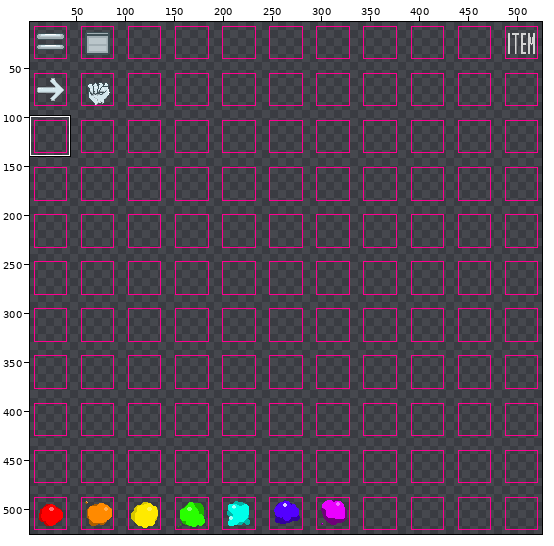
Pixel-art file -- Assets/Sprites/UI/Info Hub UI/IH Page Icons.aseprite. The first picture is a wide view before the edit; the outline marks the close-up.
Close-up. As it was:
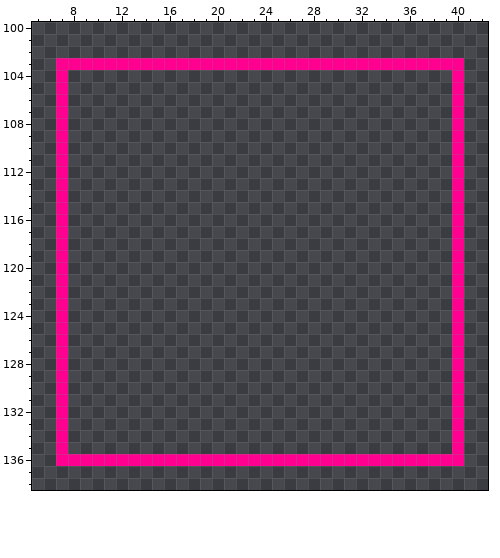
528x528 pixels, 1 frame. Colours within 5 levels of each other are drawn and written as one. Shown: x 5..42, y 100..138. The wide view leaves out empty margins.
After:
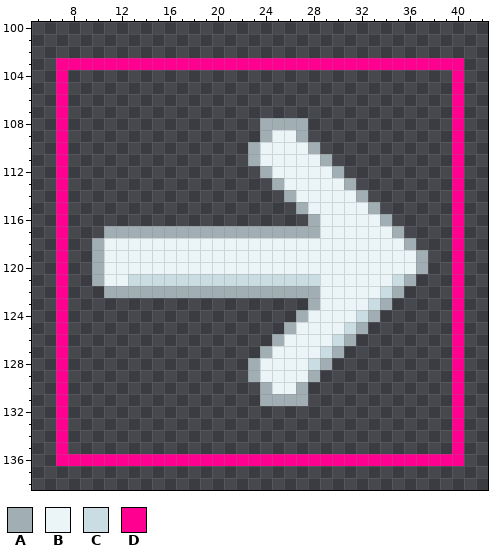
Palette (. is transparent): A #a1aeb3  B #ebf5f8  C #cadde2  D #ff0090
Changes in this commit:
Layer "Icons":
The edit adds colour A in row 108 at x 24 to 27; in row 109 at x 24 and 27; in row 110 at x 23 and 28; in row 111 at x 23 and 29; in row 112 at x 24 and 30; in row 113 at x 25 and 31.
The edit adds colour A in row 114 at x 26 and 32; in row 115 at x 27 and 33; in row 116 at x 28 and 34; in row 117 at x 11 to 28 and 35; in row 118 at x 10 and 36; in rows 119 to 120 at x 10 and 37.
The edit adds colour A in row 121 at x 10 and 36; in row 122 at x 11 to 28 and 35; in row 123 at x 28 and 34; in row 124 at x 27 and 33; in row 125 at x 26 and 32; in row 126 at x 25 and 31.
The edit adds colour A in row 127 at x 24 and 30; in row 128 at x 23 and 29; in row 129 at x 23 and 28; in row 130 at x 24 and 27; in row 131 at x 24 to 27.
The edit adds colour B in row 109 at x 25 to 26; in row 110 at x 24 to 27; in row 111 at x 24 to 28; in row 112 at x 25 to 29; in row 113 at x 26 to 30; in row 114 at x 27 to 31.
The edit adds colour B in row 115 at x 28 to 32; in row 116 at x 29 to 33; in row 117 at x 29 to 34; in row 118 at x 11 to 35; in rows 119 to 120 at x 11 to 36; in row 121 at x 11 to 12 and 29 to 34.
The edit adds colour B in row 122 at x 29 to 33; in row 123 at x 29 to 32; in row 124 at x 28 to 31; in row 125 at x 27 to 30; in row 126 at x 26 to 29; in row 127 at x 25 to 28.
The edit adds colour B in rows 128 to 129 at x 24 to 27; in row 130 at x 25 to 26.
The edit adds colour C in row 121 at x 13 to 28 and 35; in row 122 at x 34; in row 123 at x 33; in row 124 at x 32; in row 125 at x 31; in row 126 at x 30.
The edit adds colour C in row 127 at x 29; in row 128 at x 28.
Changed places in both close-ups, as pixel boxes (x1, y1, x2, y2):
added: (92, 118, 428, 406)
